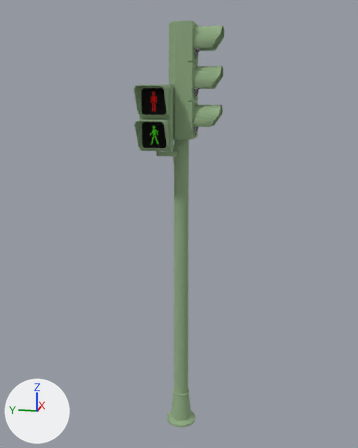
A saved change to the glTF model src/models/w_highway_traffic_signals.glb.
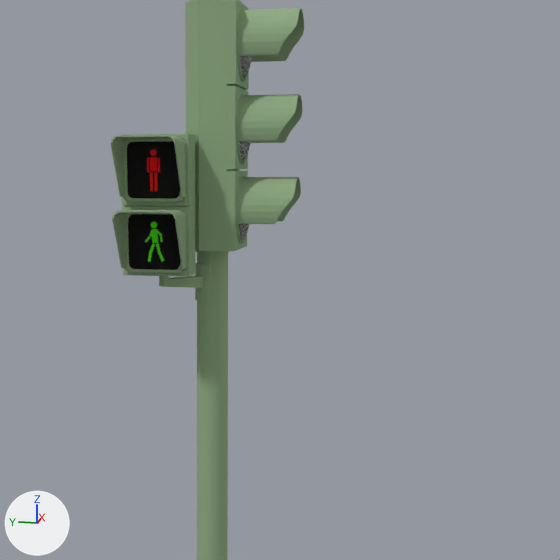
There are two pictures of each version: one whole from a 50 mm lens placed at (-3.26, -0.471, 2.403), pointed at (0.007, 0.182, 1.586), one close up on the part from 23% to 96% of the width and 5% to 63% of the height. Lighting does not change. The marker at lower left points along +X, +Y and +Z. The first two pictures are the older version. Where no turn or scale is listed for an object, it has been applied to the vertices. Vertices at exactly the same position are counted once.

The first close-up shows 'semaforo (SU 2017)'.
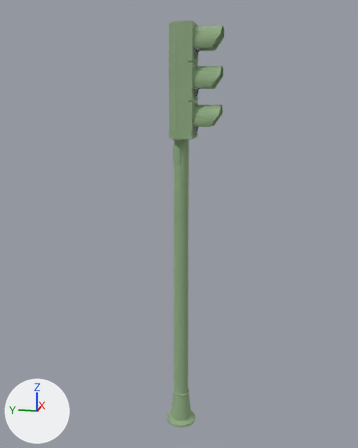
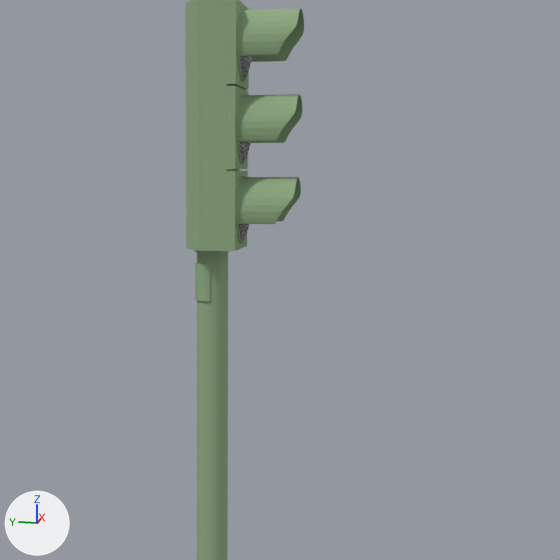
Where the change shows, as pixel boxes [x1, y1, x2, y2] in the close-ups (560 x 560 px):
'semaforo (SU 2017)', reshaped
    before: [111, 0, 304, 560]
    after: [185, 0, 304, 560]
part 1 of me_semaforo__su_2017, deleted
    before: [111, 134, 196, 277]
part 2 of me_semaforo__su_2017, deleted
    before: [159, 276, 203, 288]

Edits to the bpy script that builds the scene:
```text
Change mat_metalic1:
    where n0 = _N.new('ShaderNodeBsdfPrincipled'); n0.name = 'Principled BSDF'
    remove n0.inputs[0].default_value = (0.282, 0.416, 0.231, 1.0)  # 'Base Color', greyish green #91ad84
    add n2 = _N.new('ShaderNodeMix'); n2.name = 'Mix'
    add n2.data_type = 'RGBA'
    add n2.blend_type = 'MULTIPLY'
    add n2.inputs[0].default_value = 1.0  # 'Factor'
    add n2.inputs[7].default_value = (0.282, 0.416, 0.231, 1.0)  # 'B', greyish green #91ad84
    add n3 = _N.new('ShaderNodeVertexColor'); n3.name = 'Color Attribute'
    add _L.new(n2.outputs[2], n0.inputs[0])  # 'Result' to 'Base Color'
    add _L.new(n3.outputs[0], n2.inputs[6])  # 'Color' to 'A'
Change me_semaforo__su_2017:
    used by ob_semaforo__su_2017; location = (0.0, 0.0, 0.0)
    remove me_semaforo__su_2017.from_pydata(...)  # 3717 vertices, 6896 faces; spans x -0.26..0.21, y -0.09..0.42, z 0.0..2.89
    add me_semaforo__su_2017.from_pydata(...)  # 3151 vertices, 5822 faces; spans x -0.03..0.21, y -0.09..0.29, z 0.0..2.89
    me_semaforo__su_2017 part 1: 9 loose pieces with 554 vertices, spanning x -0.26..0.01, y 0.21..0.42, z 2.1..2.51, are deleted
    me_semaforo__su_2017 part 2
    12 vertices are removed from x -0.07..-0.04, y 0.29..0.32, z 2.06..2.11
    26 faces are deleted
    remove me_semaforo__su_2017.materials.append(mat_frontcolor)  # white #ffffff
    remove me_semaforo__su_2017.materials.append(mat_stop_semaforo_bo1)  # picture img_stop_semaforo_bo1
    remove me_semaforo__su_2017.materials.append(mat_go_semaforo_boys1)  # picture img_go_semaforo_boys1
```
